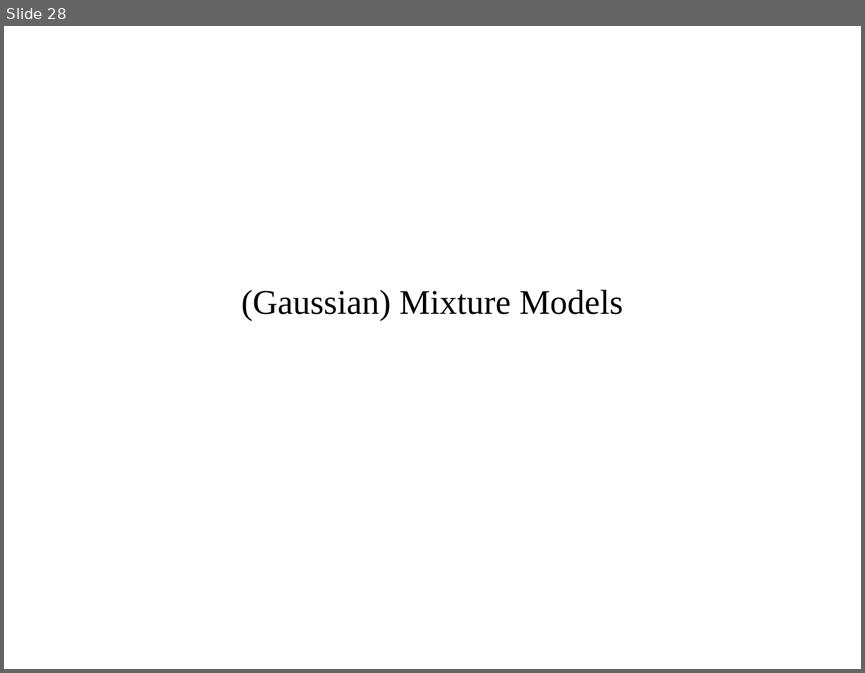
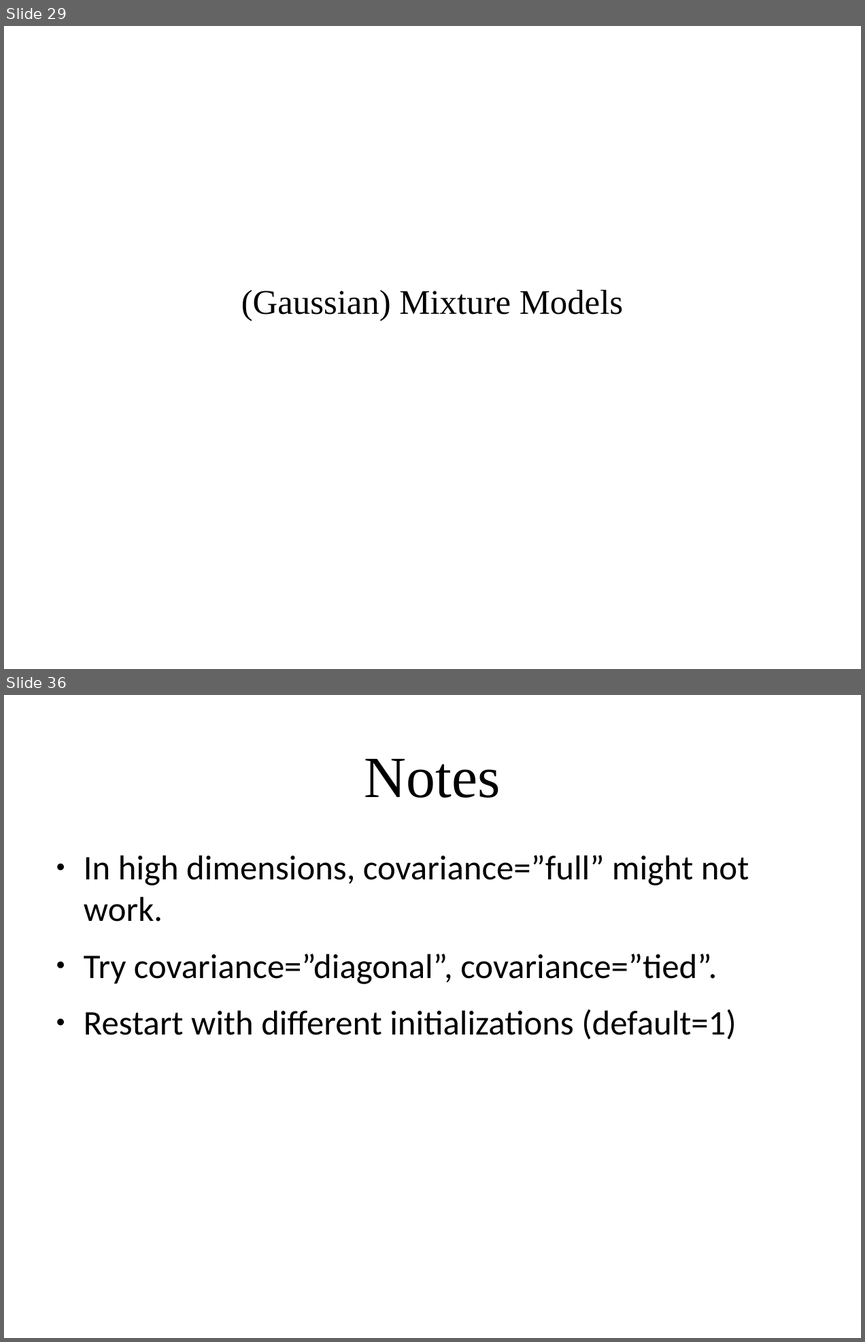
Before and after one commit to amueller/applied_ml_spring_2017, a slide deck: slides/aml-16-032217.odp. Shown one above the other, each under a label of ours: slide 28 before the commit, slides 29 and 36 after it; the slides between them are not shown. The pictures are 865x673 and 865x1342 pixels, drawn with LibreOffice and Linux fonts; fonts in the diff are those of the drawing. Boxes give left, top, right and bottom in pixels: in the first picture for what was removed or moved away, otherwise in the second. Text is boxed around its words. In the diff, an @@ line names an element or a change of style, - is before the commit and + after.

```diff
--- a/slides/aml-16-032217.odp
+++ b/slides/aml-16-032217.odp
@@ slide 36 added at (4, 695, 861, 1338), background #FFFFFF @@
@@ title added at (364, 759, 500, 798), 54 pt, text #000000 @@
+Notes
@@ text added at (84, 855, 749, 1039), 32 pt, text #000000 @@
+● In high dimensions, covariance=”full” might not work.
+● Try covariance=”diagonal”, covariance=”tied”.
+● Restart with different initializations (default=1)
@@ what was slide 28 is now slide 29 @@
```
Also in this commit, not shown: 11 slides changed, 14 other slides added, 8 slides removed, 1 other file.
